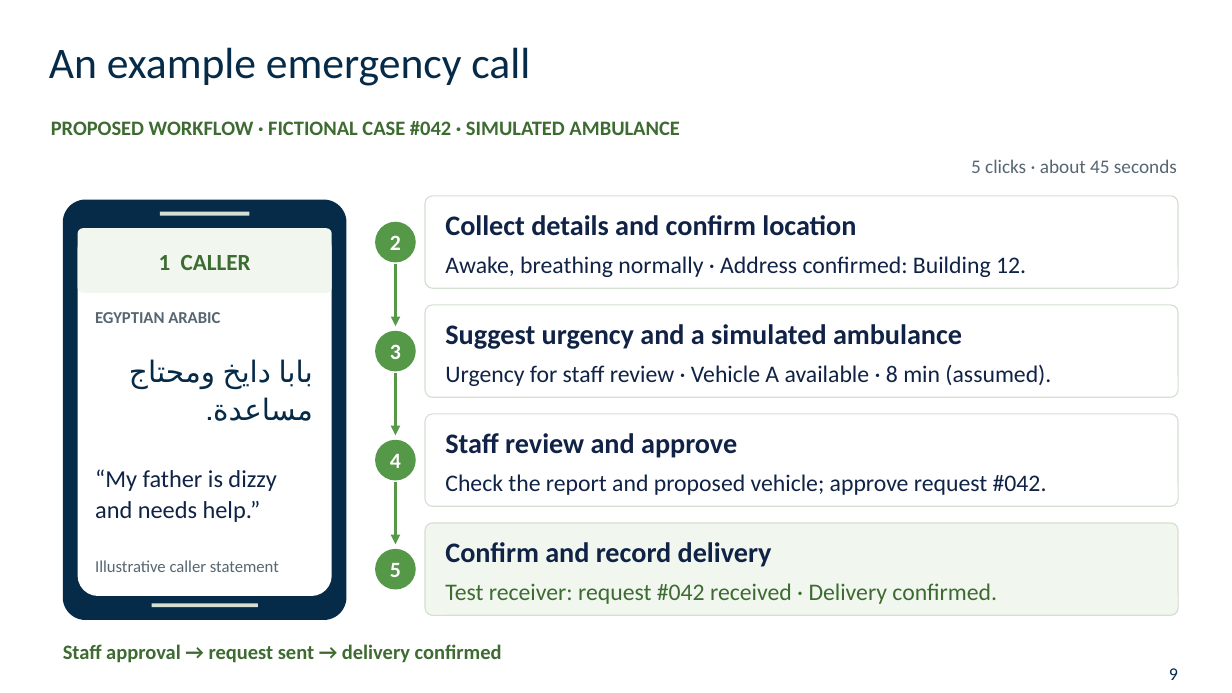
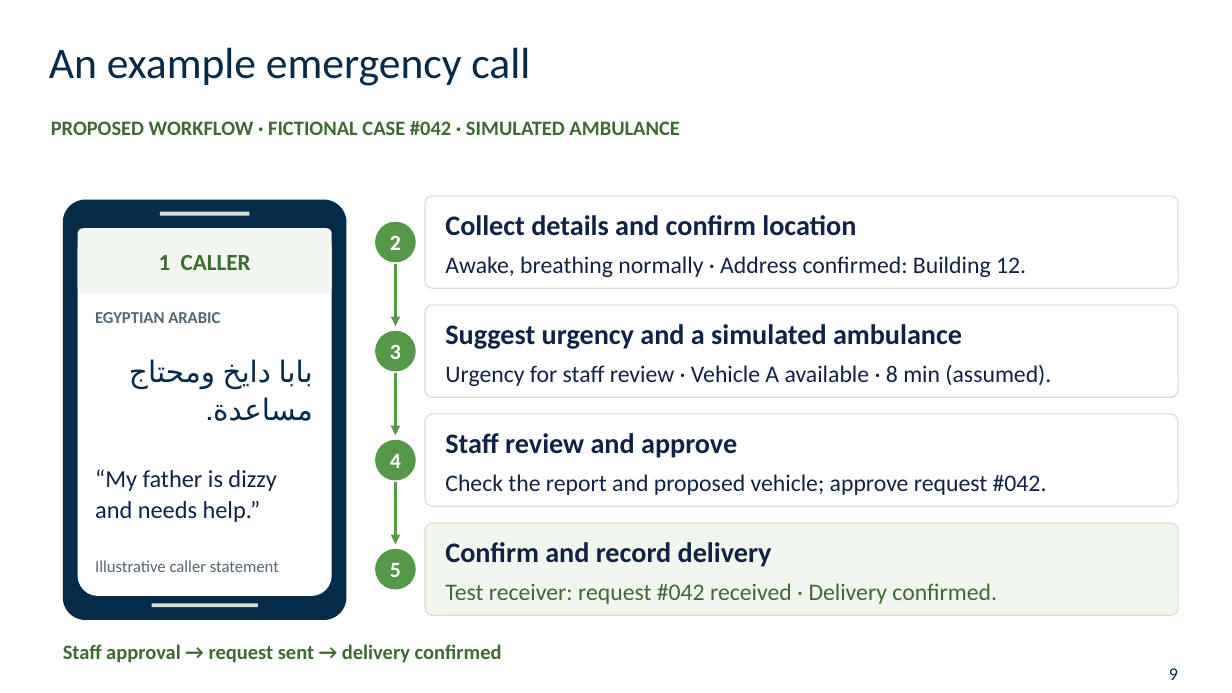
Before and after one commit to 3bdoo04/Uni-Grad, a slide deck: slide 9 of Review/Presentation/Uni-Grad - Midterm Presentation.pptx. Drawn at 1232x693 pixels with LibreOffice and Linux fonts; fonts in the diff are those of the drawing; background and template pictures are left out. Boxes give left, top, right and bottom in pixels: in the first picture for what was removed or moved away, otherwise in the second. Text is boxed around its words. In the diff, an @@ line names an element or a change of style, - is before the commit and + after.

```diff
--- a/Review/Presentation/Uni-Grad - Midterm Presentation.pptx
+++ b/Review/Presentation/Uni-Grad - Midterm Presentation.pptx
@@ text removed at [971, 159, 1177, 173] @@
-5 clicks · about 45 seconds
```
Also in this commit, not shown: 6 other slides changed, 2 slides added, 46 other files.
